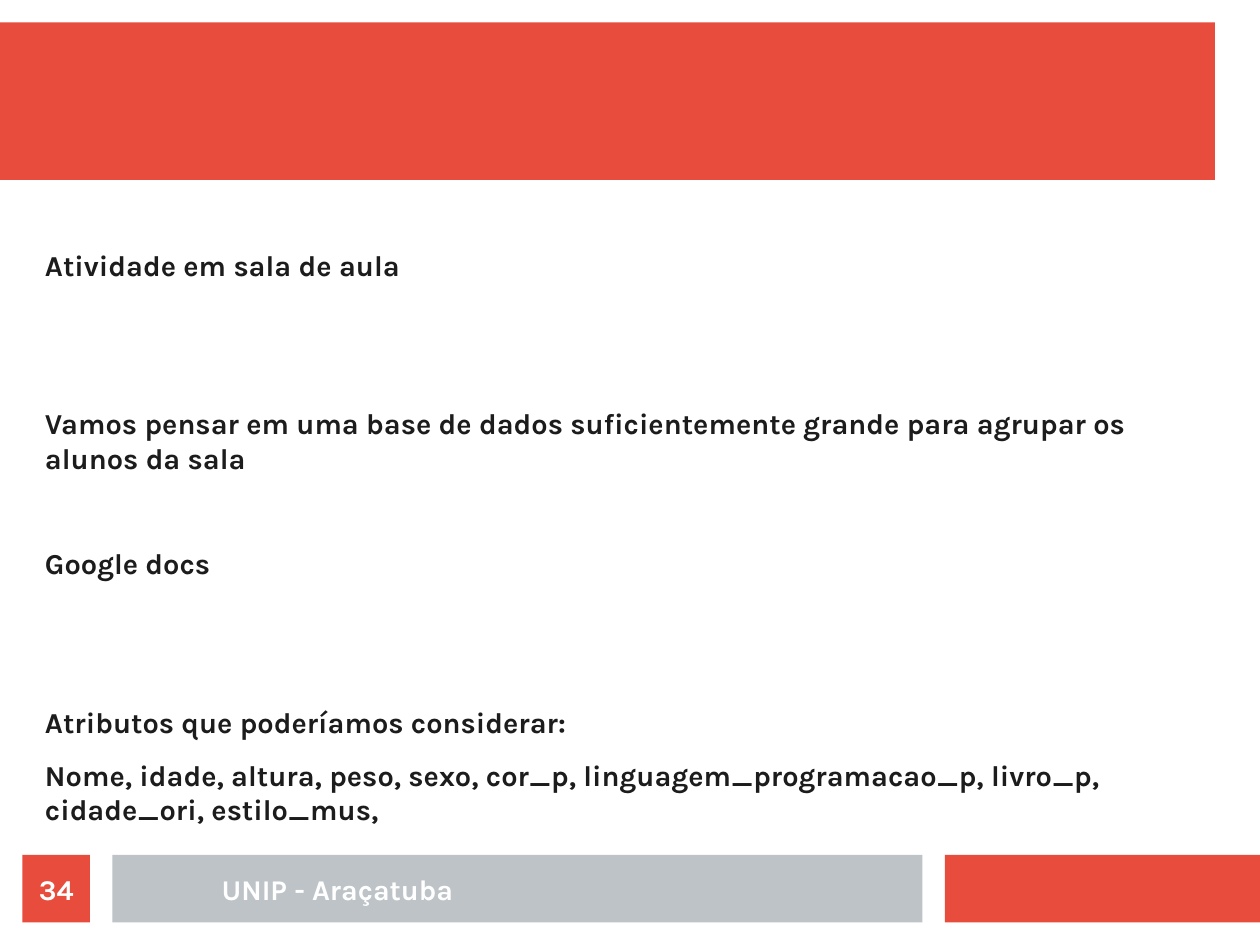
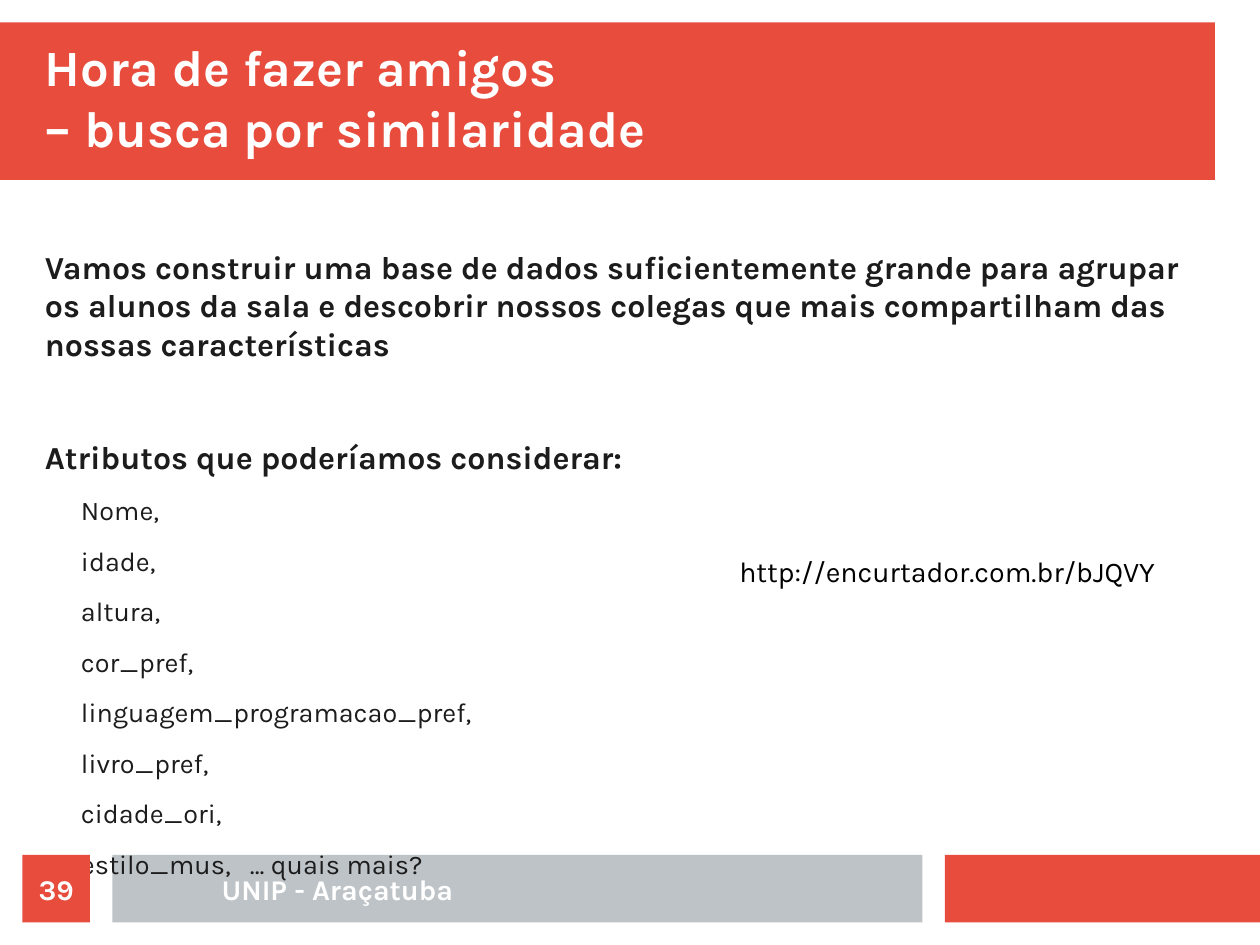
Before and after one commit to rafaelstojoao/pos-unip, a slide deck: slide 39 of [2020][modulo][Machine_Learning]/[aula]02[Agrupamento].odp (slide 34 before the commit). Drawn at 1260x945 pixels with LibreOffice and Linux fonts; fonts in the diff are those of the drawing. Boxes give left, top, right and bottom in pixels: in the first picture for what was removed or moved away, otherwise in the second. Text is boxed around its words. In the diff, an @@ line names an element or a change of style, - is before the commit and + after.

Commit message:
fim da aula

```diff
--- a/[2020][modulo][Machine_Learning]/[aula]02[Agrupamento].odp
+++ b/[2020][modulo][Machine_Learning]/[aula]02[Agrupamento].odp
@@ title added at (45,50,645,159), 32 pt, text #FFFFFF, bold @@
+Hora de fazer amigos
+– busca por similaridade
@@ text at (45,256,1179,357): text changed; size 18.2 to 20.1 pt @@
-Atividade em sala de aula
-Vamos pensar em uma base de dados suficientemente grande para agrupar os alunos da sala
-Google docs
+Vamos construir uma base de dados suficientemente grande para agrupar os alunos da sala e descobrir nossos colegas que mais compartilham das nossas características
@@ text at (45,444,622,477): size 18.2 to 20.1 pt in "Atributos que poderíamos considerar:" @@
@@ text at (81,503,471,826): text changed; size 18.2 to 17.1 pt; bold off @@
-Nome, idade, altura, peso, sexo, cor_p, linguagem_programacao_p, livro_p, cidade_ori, estilo_mus,
+  Nome,
+  idade,
+  altura,
+  cor_pref,
+  linguagem_programacao_pref,
+  livro_pref,
+  cidade_ori,
+  estilo_mus, … quais mais?
@@ text added at (739,561,1155,589), 18 pt, text #000000 @@
+http://encurtador.com.br/bJQVY
@@ page number at (39,881,74,901): text changed @@
-34
+39
```
Also in this commit, not shown: 11 other slides changed, 33 slides added, 24 slides removed, 1 other file.
